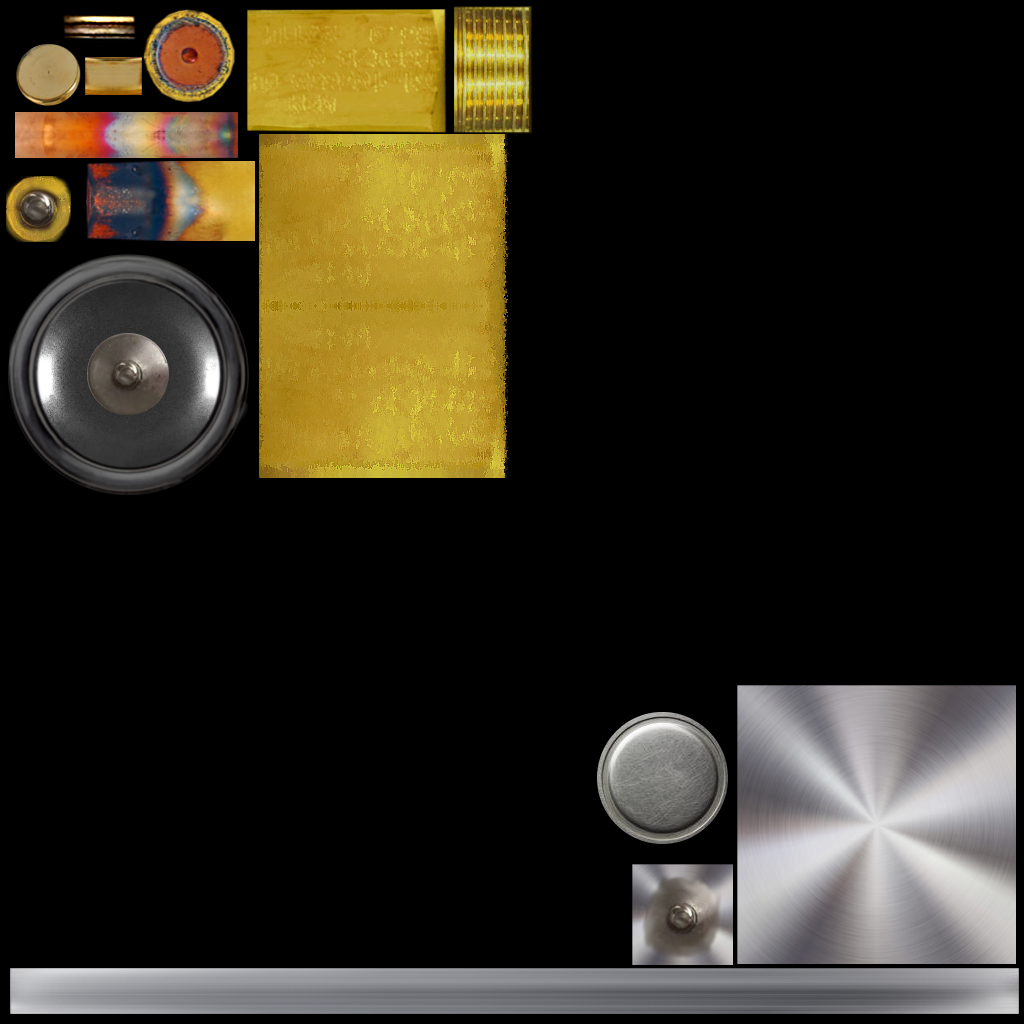
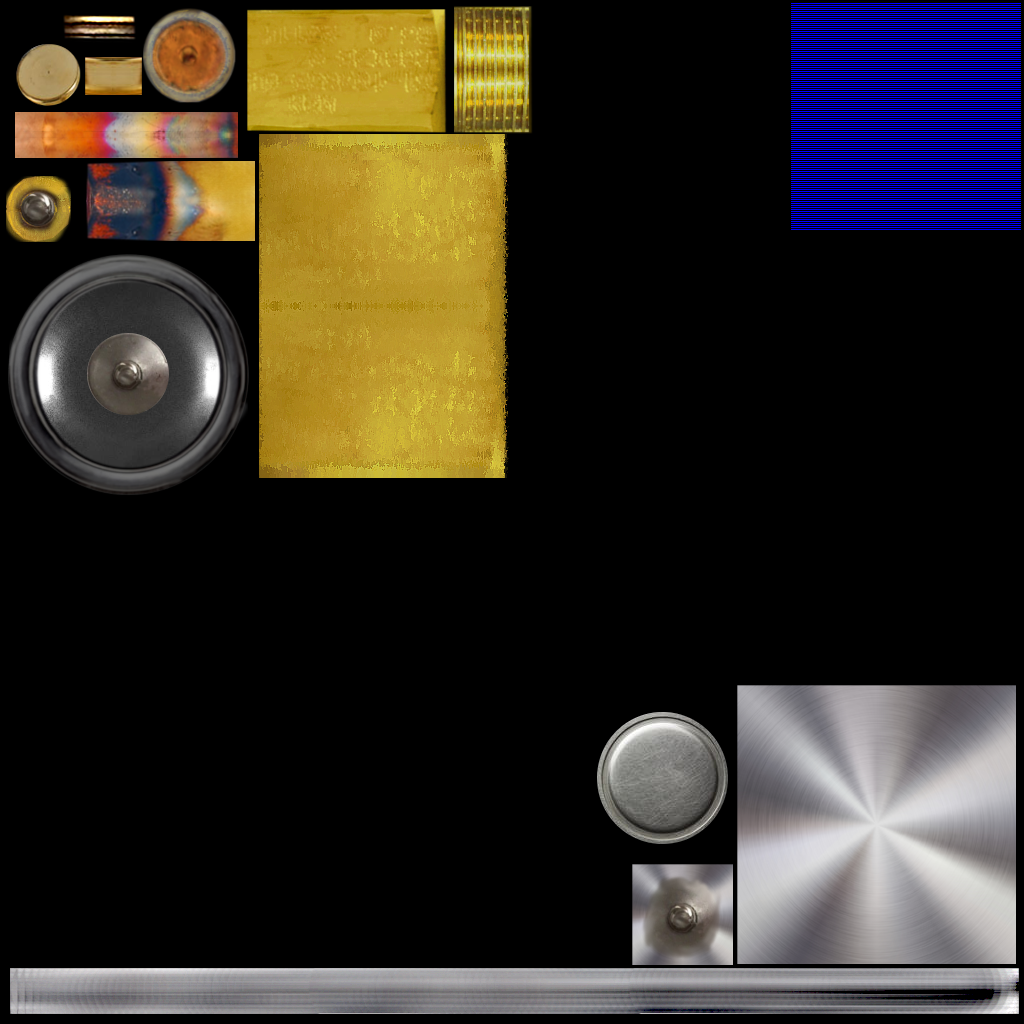
Comparing the layer stacks of the two 1024×1024 images. Changes:
added layer "Pasted Layer #22" (84%) above "Pasted Layer #5" over (143, 8, 236, 103)
painted on "Pasted Layer #5" over (143, 8, 236, 103)
added layer "Pasted Layer #23" above "Pasted Layer #4" over (791, 3, 1021, 230)
painted on "Pasted Layer #4" over (313, 160, 454, 280)
painted on "Pasted Layer copy" over (10, 968, 1019, 1014)
